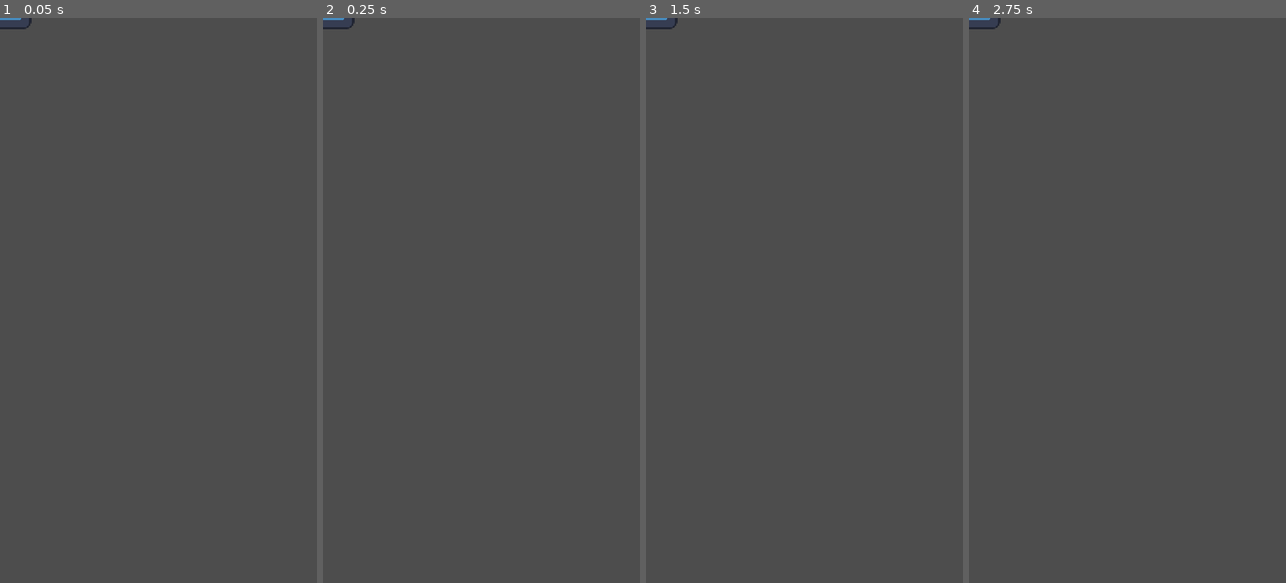
Above: before the commit, frames 1-4 (left to right).
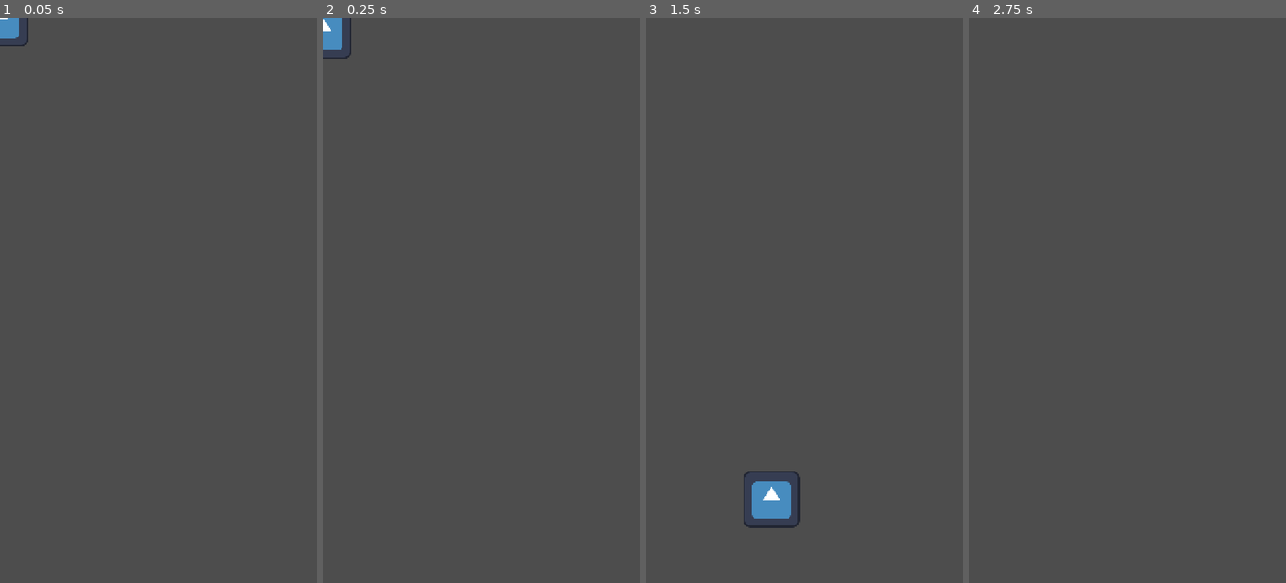
Above: after the commit, the same moments.

Repository: CircuitGuy943/bounce-back
Game: Godot game, scene res://player.tscn
The game is run twice, just before and just after one commit, with the same random seed, the same clock (stepped at 60 frames per second) and the same inputs. The project has no main scene, so this scene is started directly. The engine's default icon, where the game draws it, is replaced by a stand-in: a white triangle on a blue panel in a dark square.
Inputs:
- Up to frame 1 (0.05 s): no input
- Up to frame 2 (0.25 s): no input
- Up to frame 3 (1.5 s): tap Enter (ui_accept) at 0.5, 0.77 s; hold Right (ui_right) from 0.53 s (still down)
- Up to frame 4 (2.75 s): tap Enter (ui_accept) at 1.52, 2 s; release Right (ui_right) at 2.03 s; hold Left (ui_left) from 2.03 s (still down)

The runs differ from the first frame. In frame 1, 0.3% of the frame differs, in the area x 0-10%, y 0-5%; in frame 2, 0.4%; in frame 3, 1.1%, in the area x 0-49%, y 0-91%; in frame 4, less than 0.1%.

Commit message:
update

Diff:
--- a/BounceBack/main.tscn
+++ /dev/null
@@ -1,19 +0,0 @@
-[gd_scene format=3 uid="uid://4rv1mfvvdomg"]
-
-[ext_resource type="Script" uid="uid://8he1s5vthj27" path="res://player.gd" id="1_0xm2m"]
-[ext_resource type="Texture2D" uid="uid://bmy6y337hqhfg" path="res://icon.svg" id="2_h2yge"]
-
-[sub_resource type="RectangleShape2D" id="RectangleShape2D_vgy2a"]
-size = Vector2(127, 127)
-
-[node name="Node" type="Node" unique_id=1337757201]
-
-[node name="Player" type="CharacterBody2D" parent="." unique_id=946557679]
-script = ExtResource("1_0xm2m")
-
-[node name="Sprite2D" type="Sprite2D" parent="Player" unique_id=993533384]
-texture = ExtResource("2_h2yge")
-
-[node name="CollisionShape2D" type="CollisionShape2D" parent="Player" unique_id=1241147345]
-position = Vector2(-0.5, -0.5)
-shape = SubResource("RectangleShape2D_vgy2a")
--- a/BounceBack/player.tscn
+++ b/BounceBack/player.tscn
@@ -1,18 +1,19 @@
-[gd_scene format=3 uid="uid://dvt1ky78os7ao"]
+[gd_scene format=3 uid="uid://4rv1mfvvdomg"]
 
-[ext_resource type="Texture2D" uid="uid://bmy6y337hqhfg" path="res://icon.svg" id="1_4flbx"]
+[ext_resource type="Script" uid="uid://8he1s5vthj27" path="res://player.gd" id="1_0xm2m"]
+[ext_resource type="Texture2D" uid="uid://bmy6y337hqhfg" path="res://icon.svg" id="2_h2yge"]
 
 [sub_resource type="RectangleShape2D" id="RectangleShape2D_vgy2a"]
-size = Vector2(128, 128)
+size = Vector2(127, 127)
 
-[node name="Node" type="Node" unique_id=1845558753]
+[node name="Node" type="Node" unique_id=1337757201]
 
-[node name="Player" type="CharacterBody2D" parent="." unique_id=702670821]
+[node name="Player" type="CharacterBody2D" parent="." unique_id=946557679]
+script = ExtResource("1_0xm2m")
 
-[node name="Sprite2D" type="Sprite2D" parent="Player" unique_id=1329591184]
-position = Vector2(7, -39)
-texture = ExtResource("1_4flbx")
+[node name="Sprite2D" type="Sprite2D" parent="Player" unique_id=993533384]
+texture = ExtResource("2_h2yge")
 
-[node name="CollisionShape2D" type="CollisionShape2D" parent="Player" unique_id=1469395899]
-position = Vector2(7, -39)
+[node name="CollisionShape2D" type="CollisionShape2D" parent="Player" unique_id=1241147345]
+position = Vector2(-0.5, -0.5)
 shape = SubResource("RectangleShape2D_vgy2a")
--- a/BounceBack/project.godot
+++ b/BounceBack/project.godot
@@ -23,7 +23,7 @@
 
 [editor_plugins]
 
-enabled=PackedStringArray("res://addons/team_create/plugin.cfg")
+enabled=PackedStringArray()
 
 [physics]
 
